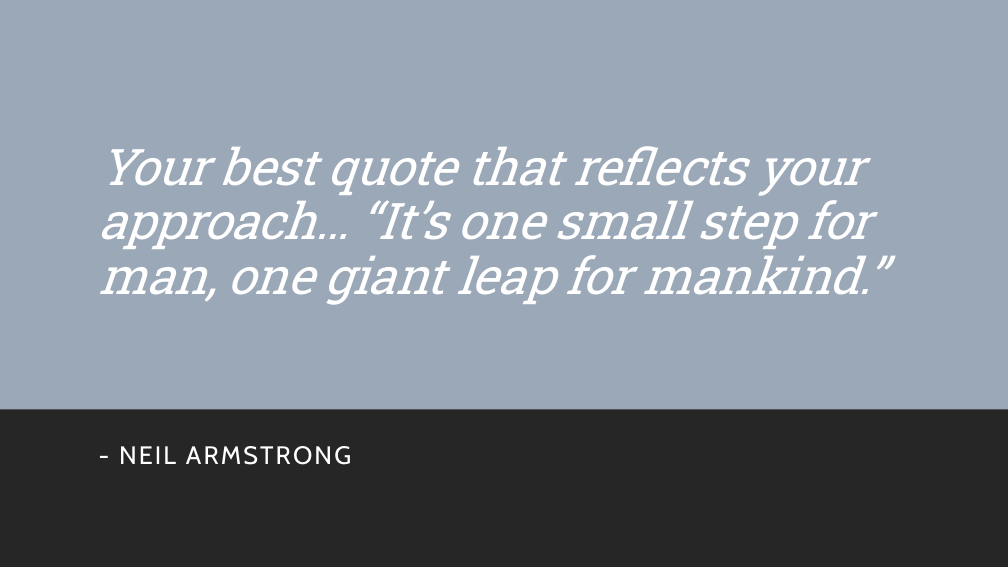
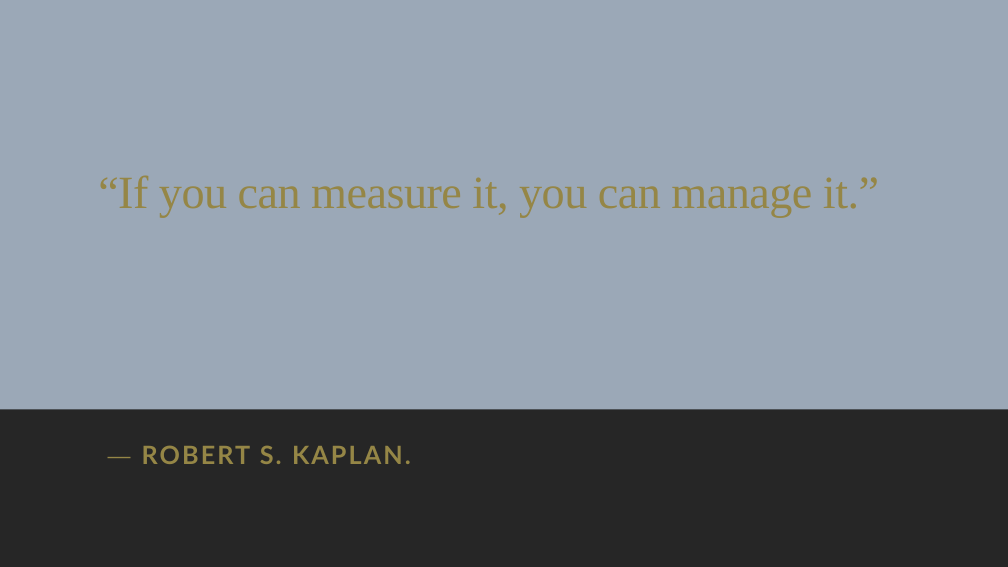
Before and after one commit to LF-Ruiz/Pandas_Homework, a slide deck: slide 2 of PyCitySchools/School_District_Report.pptx. Drawn at 1008x567 pixels with LibreOffice and Linux fonts; fonts in the diff are those of the drawing. Boxes give left, top, right and bottom in pixels: in the first picture for what was removed or moved away, otherwise in the second. Text is boxed around its words. In the diff, an @@ line names an element or a change of style, - is before the commit and + after.

```diff
--- a/PyCitySchools/School_District_Report.pptx
+++ b/PyCitySchools/School_District_Report.pptx
@@ title at (98,175,879,217): text changed; size 48 to 44 pt; font Roboto Slab to Times New Roman; text colour #FFFFFF to #958646; italic off @@
-Your best quote that reflects your approach… “It’s one small step for man, one giant leap for mankind.”
+“If you can measure it, you can manage it.”
@@ subtitle at (142,445,411,464): text changed; font Cabin to Lato; text colour #FFFFFF to #958646; bold on @@
-- NEIL ARMSTRONG
+― ROBERT S. KAPLAN.
```
Also in this commit, not shown: 2 slides added, 4 other files.
